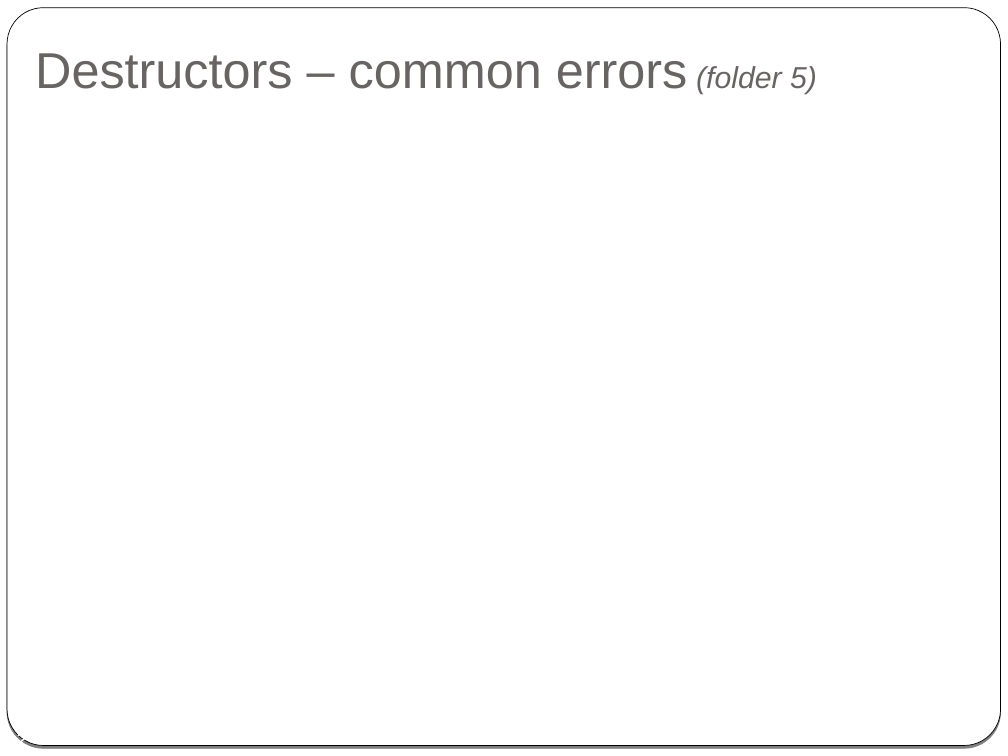
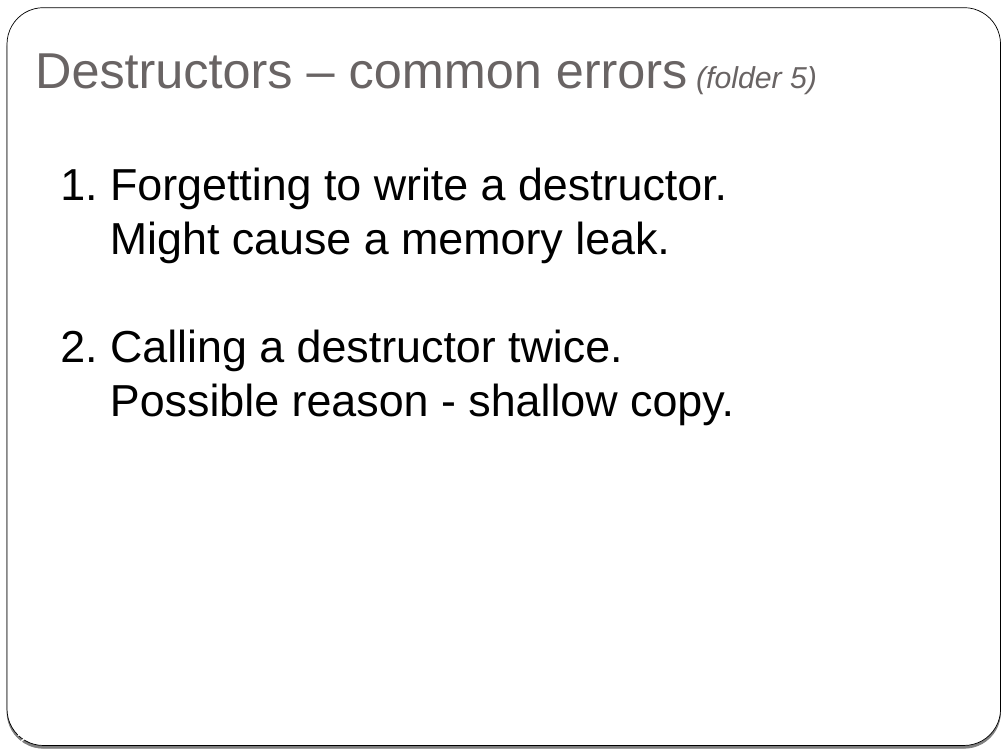
Before and after one commit to cpp-at-ariel/cpp-5786, a slide deck: slide 12 of 02-classes-constructors-destructors/slides-2-new-delete.pptx. Drawn at 1008x756 pixels with LibreOffice and Linux fonts; fonts in the diff are those of the drawing. Boxes give left, top, right and bottom in pixels: in the first picture for what was removed or moved away, otherwise in the second. Text is boxed around its words. In the diff, an @@ line names an element or a change of style, - is before the commit and + after.

```diff
--- a/02-classes-constructors-destructors/slides-2-new-delete.pptx
+++ b/02-classes-constructors-destructors/slides-2-new-delete.pptx
@@ text added at box(60, 167, 734, 424), 32 pt, text #000000 @@
+1. Forgetting to write a destructor.
+Might cause a memory leak.
+2. Calling a destructor twice.
+Possible reason - shallow copy.
```
Also in this commit, not shown: 1 other slide changed, 23 other files.
